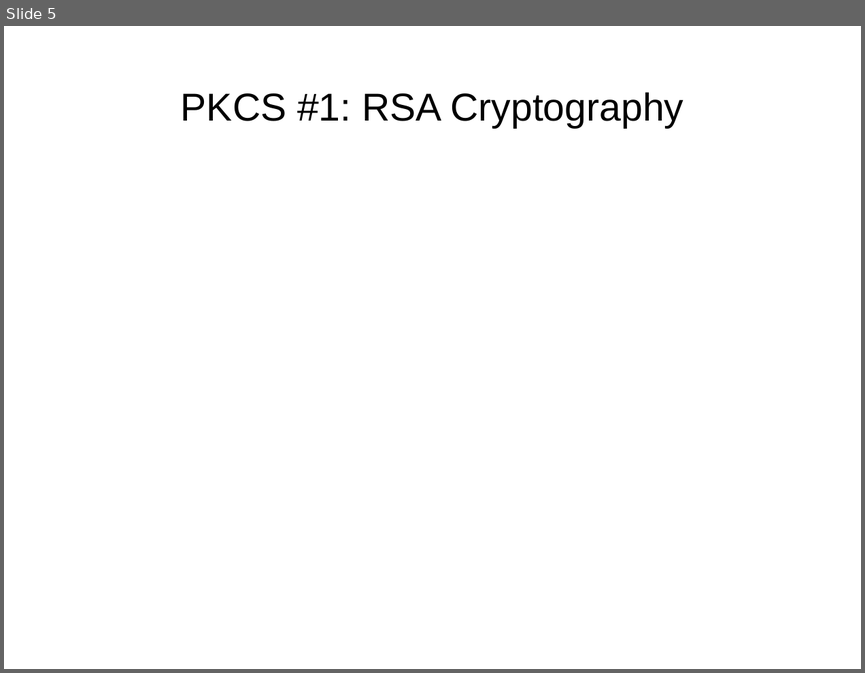
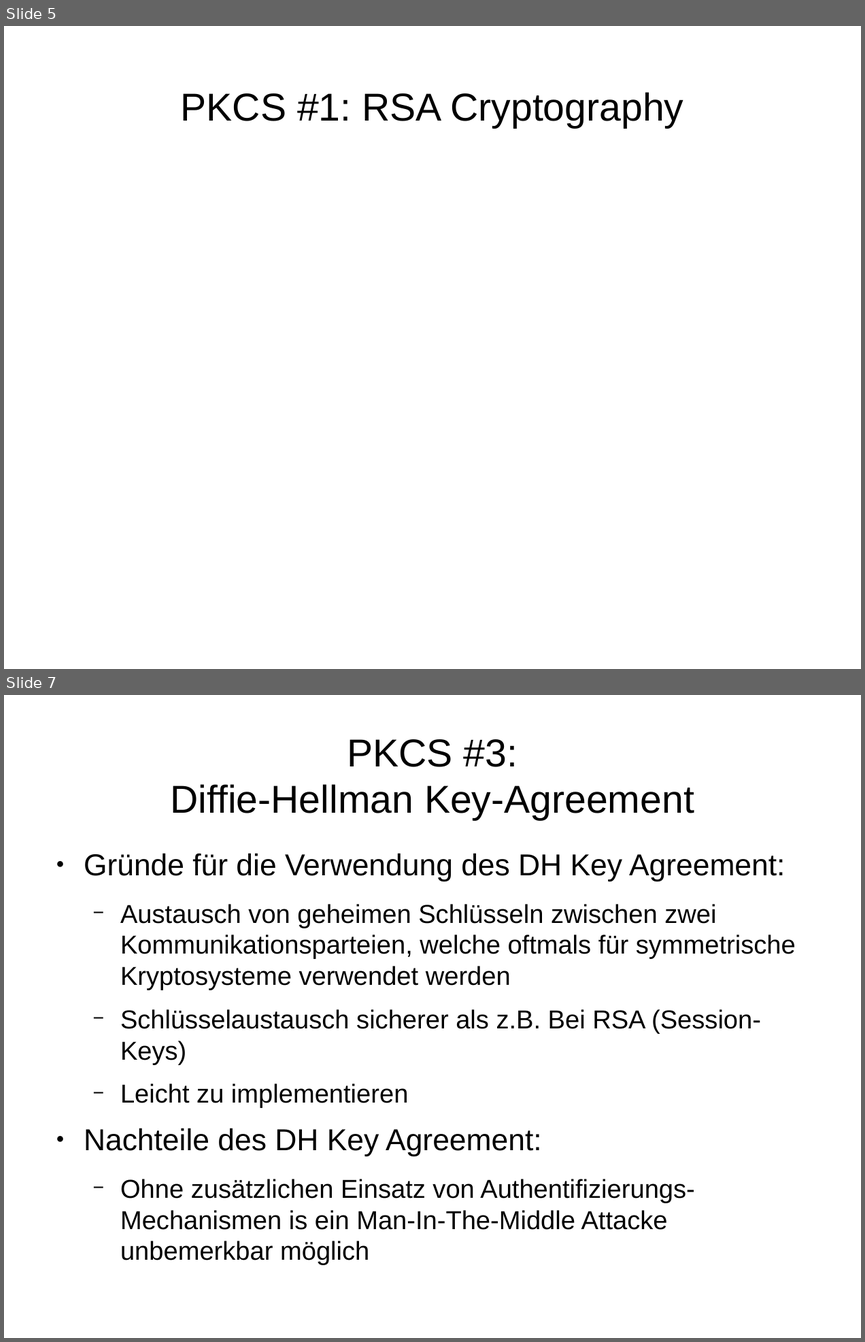
Before and after one commit to FFHS-Inf-2010-students/sa-krypt, a slide deck: pres/praesentation.odp. Shown one above the other, each under a label of ours: slide 5 before the commit, slides 5 and 7 after it; the slides between them are not shown. The pictures are 865x673 and 865x1342 pixels, drawn with LibreOffice and Linux fonts; fonts in the diff are those of the drawing. Boxes give left, top, right and bottom in pixels: in the first picture for what was removed or moved away, otherwise in the second. Text is boxed around its words. In the diff, an @@ line names an element or a change of style, - is before the commit and + after.

Commit message:
PKCS 3, 12, 15 hinzufügen

```diff
--- a/pres/praesentation.odp
+++ b/pres/praesentation.odp
@@ slide 7 added at [4,695,861,1338], background #FFFFFF @@
@@ text added at [171,739,694,820], 36 pt, text #000000 @@
+PKCS #3:
+Diffie-Hellman Key-Agreement
@@ text added at [84,853,796,1265], 24 pt, text #000000 @@
+● Gründe für die Verwendung des DH Key Agreement:
+− Austausch von geheimen Schlüsseln zwischen zwei Kommunikationsparteien, welche oftmals für symmetrische Kryptosysteme verwendet werden
+− Schlüsselaustausch sicherer als z.B. Bei RSA (Session-Keys)
+− Leicht zu implementieren
+● Nachteile des DH Key Agreement:
+− Ohne zusätzlichen Einsatz von Authentifizierungs-Mechanismen is ein Man-In-The-Middle Attacke unbemerkbar möglich
```
Also in this commit, not shown: 22 other slides changed, 9 other slides added, 14 slides removed, 2 other files.
